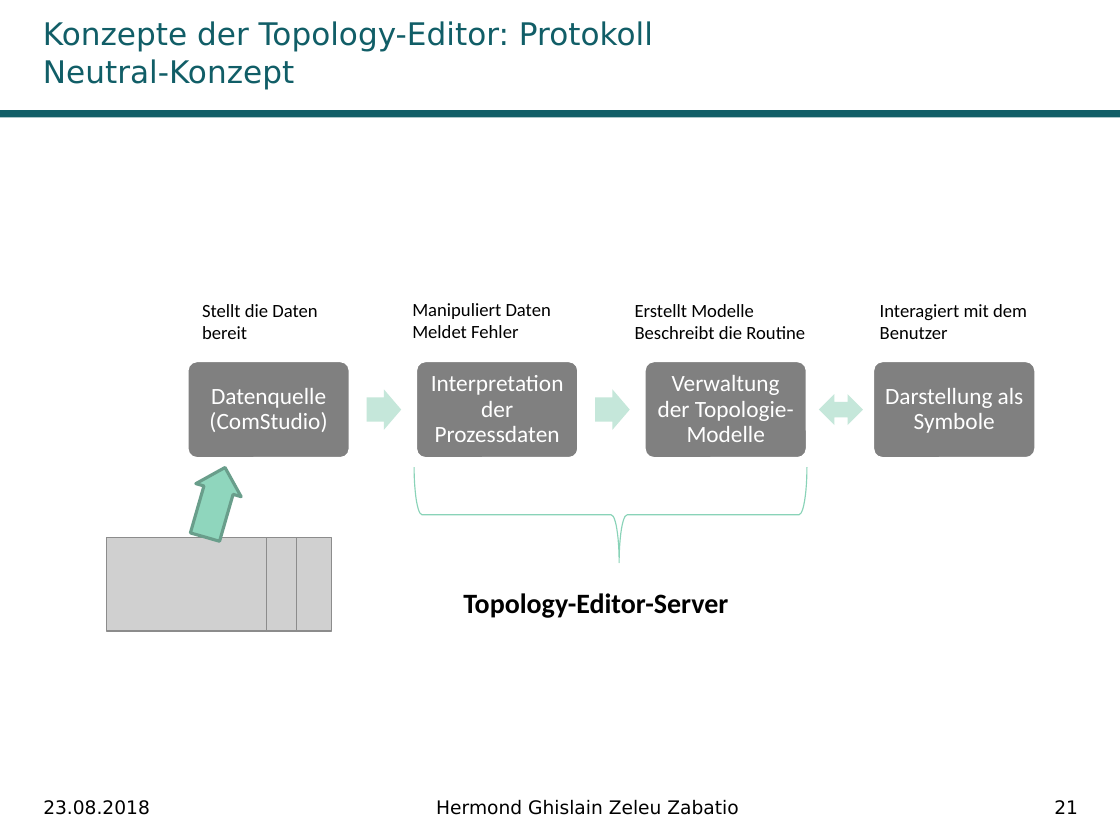
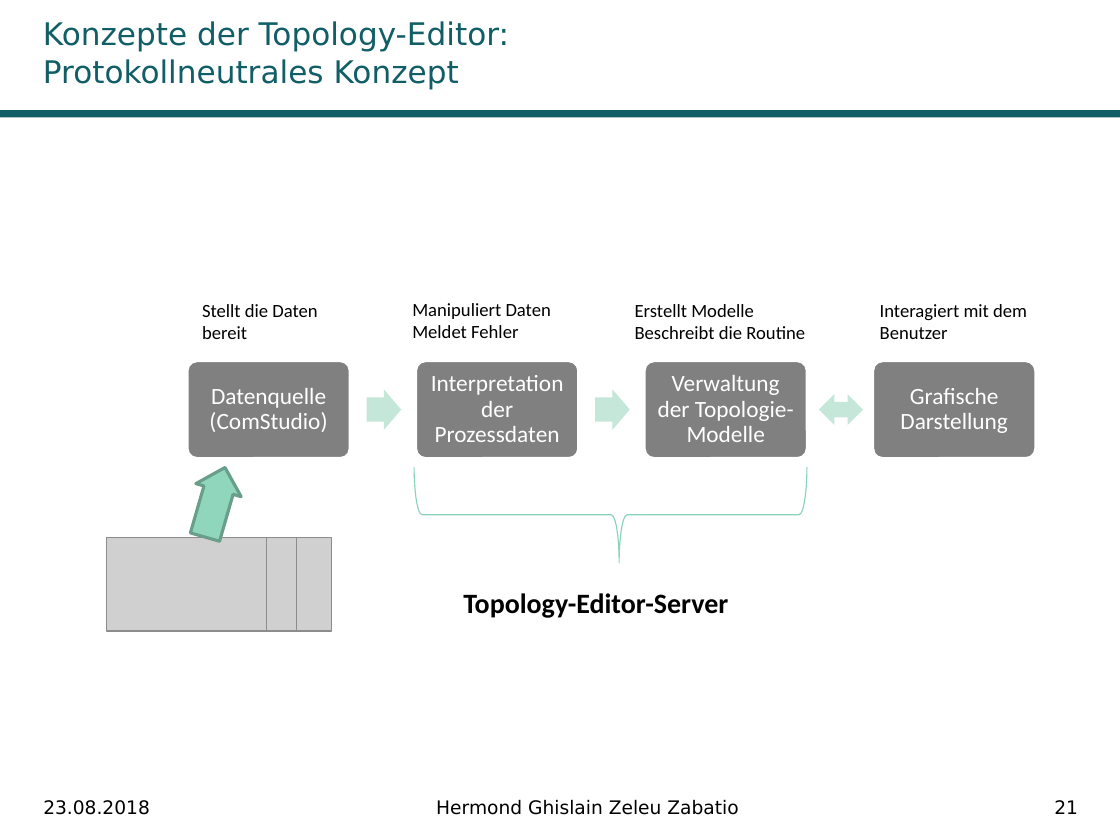
Before and after one commit to Ghislain1/zoe-fb-app, a slide deck: slide 21 of Master-Abschluss.pptx. Drawn at 1120x840 pixels with LibreOffice and Linux fonts; fonts in the diff are those of the drawing; grey boxes stand for pictures; background and template pictures are left out. Boxes give left, top, right and bottom in pixels: in the first picture for what was removed or moved away, otherwise in the second. Text is boxed around its words. In the diff, an @@ line names an element or a change of style, - is before the commit and + after.

```diff
--- a/Master-Abschluss.pptx
+++ b/Master-Abschluss.pptx
@@ title at [43,21,509,89]: text changed @@
-Konzepte der Topology-Editor: Protokoll Neutral-Konzept
+Konzepte der Topology-Editor: Protokollneutrales Konzept
@@ text at [900,388,1007,433]: text changed @@
-Darstellung als Symbole
+Grafische Darstellung
```
Also in this commit, not shown: 14 other slides changed, 1 other file.
